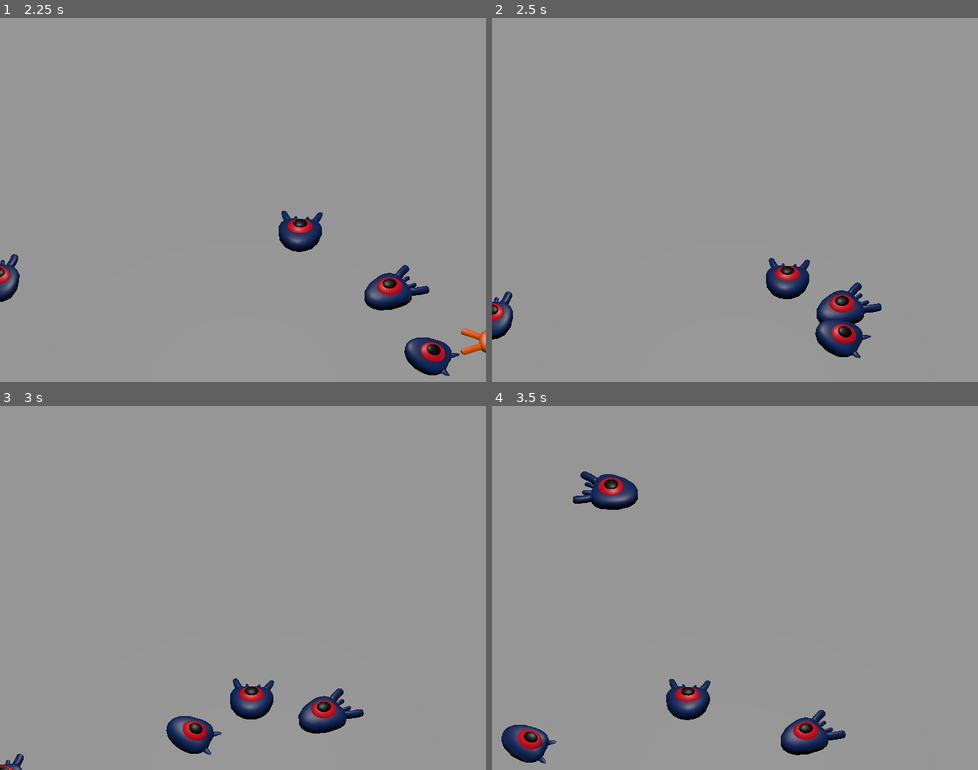
Above: before the commit, frames 1-4 (two rows, left to right).
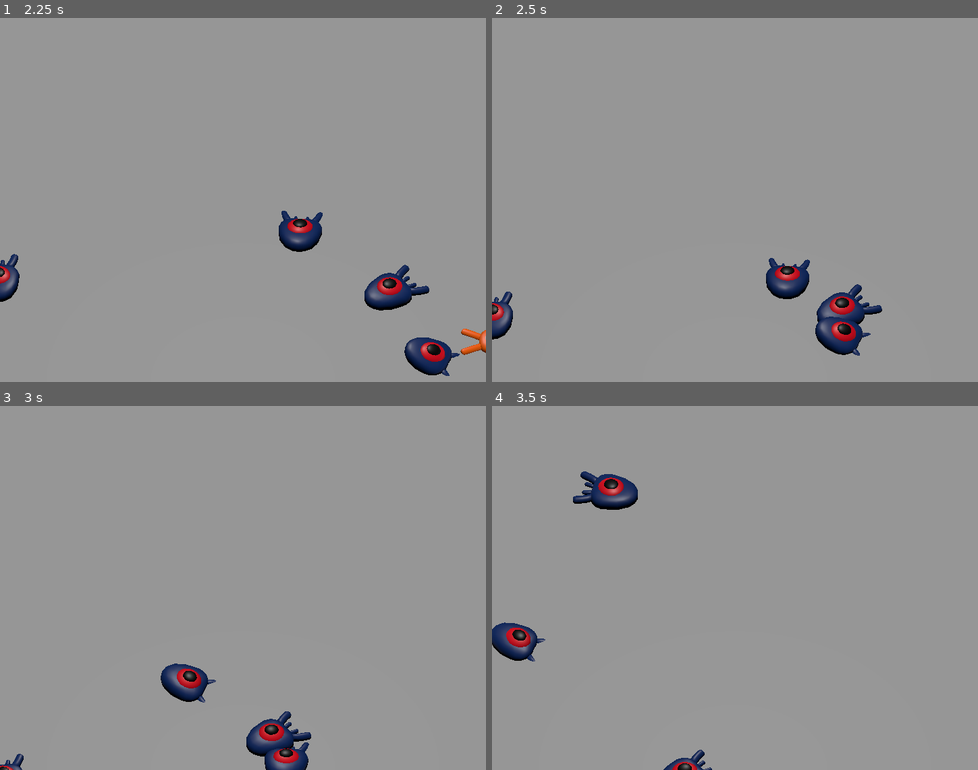
Above: after the commit, the same moments.

Repository: phentos/godot-1st-3d
Game: Godot game, scene res://main.tscn
The game is run twice, just before and just after one commit, with the same random seed, the same clock (stepped at 60 frames per second) and the same inputs.
Inputs:
- Up to frame 1 (2.25 s): tap Enter at 0.5 s; hold D (move_right) 0.53-1.28 s; tap Space (jump) at 0.77, 1.52 s; hold Down (move_back) 1.28-2.03 s; hold D (move_right) from 2.03 s (still down)
- Up to frame 2 (2.5 s): keep holding D (move_right)
- Up to frame 3 (3 s): release D (move_right) at 2.78 s; hold W (move_forward) from 2.78 s (still down)
- Up to frame 4 (3.5 s): keep holding W (move_forward); tap Space (jump) at 3.02 s

Frame 1 is identical in both runs. In frame 2, 0.7% of the frame differs, in the area x 64-81%, y 72-94%; in frame 3, 4.7%, in the area x 33-75%, y 70-100%; in frame 4, 3.5%.

Commit message:
jumping and squashing monsters

Diff:
--- a/Mob.tscn
+++ b/Mob.tscn
@@ -9,7 +9,7 @@
 
 [node name="Mob" type="CharacterBody3D" unique_id=1270131139 groups=["mob"]]
 collision_layer = 2
-collision_mask = 2
+collision_mask = 0
 script = ExtResource("1_r6b5h")
 
 [node name="Pivot" type="Node3D" parent="." unique_id=1923563835]
--- a/mob.gd
+++ b/mob.gd
@@ -1,4 +1,6 @@
 extends CharacterBody3D
+
+signal squashed
 
 @export var min_speed = 10
 @export var max_speed = 18
@@ -15,3 +17,7 @@
 
 func _on_visible_on_screen_notifier_3d_screen_exited():
 	queue_free()
+
+func squash():
+	squashed.emit()
+	queue_free()
--- a/player.gd
+++ b/player.gd
@@ -7,6 +7,7 @@
 
 # "3d vector combining speed with direction"
 var target_velocity = Vector3.ZERO
+var bonk_bonus = 1
 
 func _physics_process(delta):
 	var direction = Vector3.ZERO
@@ -27,15 +28,27 @@
 	target_velocity.x = direction.x * speed
 	target_velocity.z = direction.z * speed
 
-	if not is_on_floor():
-		target_velocity.y = target_velocity.y - (fall_acceleration * delta)
-	else:
+	if is_on_floor():
+		bonk_bonus = 1
 		if Input.is_action_just_pressed("jump"):
 			target_velocity.y = jump_impulse
+	else:
+		target_velocity.y = target_velocity.y - ((fall_acceleration * delta) / bonk_bonus)
 
 	velocity = target_velocity
 
 	move_and_slide()
 
+	process_collisions()
+
 func process_collisions():
-	pass
+	for index in range(get_slide_collision_count()):
+		var collision = get_slide_collision(index)
+
+		var mob = collision.get_collider()
+		if mob:
+			if mob.is_in_group("mob") and Vector3.UP.dot(collision.get_normal()) > 0.1:
+				mob.squash()
+				bonk_bonus += 1
+				target_velocity.y = bounce_impulse
+				break
--- a/player.tscn
+++ b/player.tscn
@@ -7,6 +7,7 @@
 radius = 0.8
 
 [node name="Player" type="CharacterBody3D" unique_id=1098764046]
+collision_mask = 6
 script = ExtResource("1_onrkg")
 
 [node name="Pivot" type="Node3D" parent="." unique_id=1471639578]
